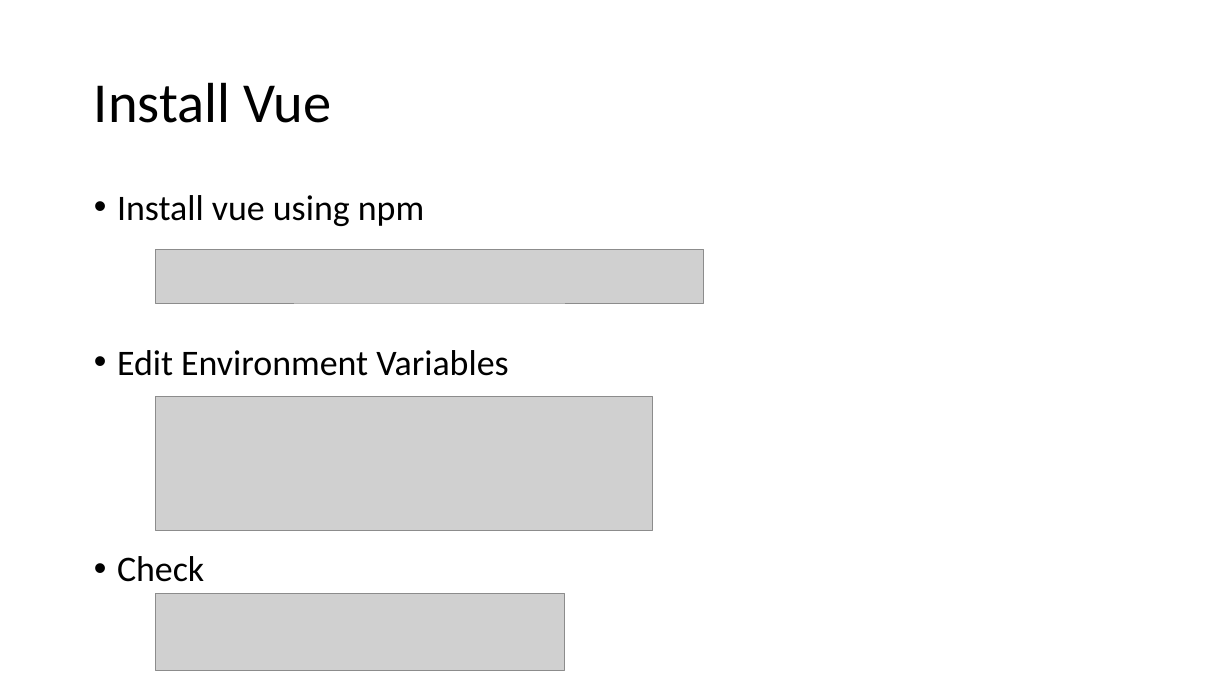
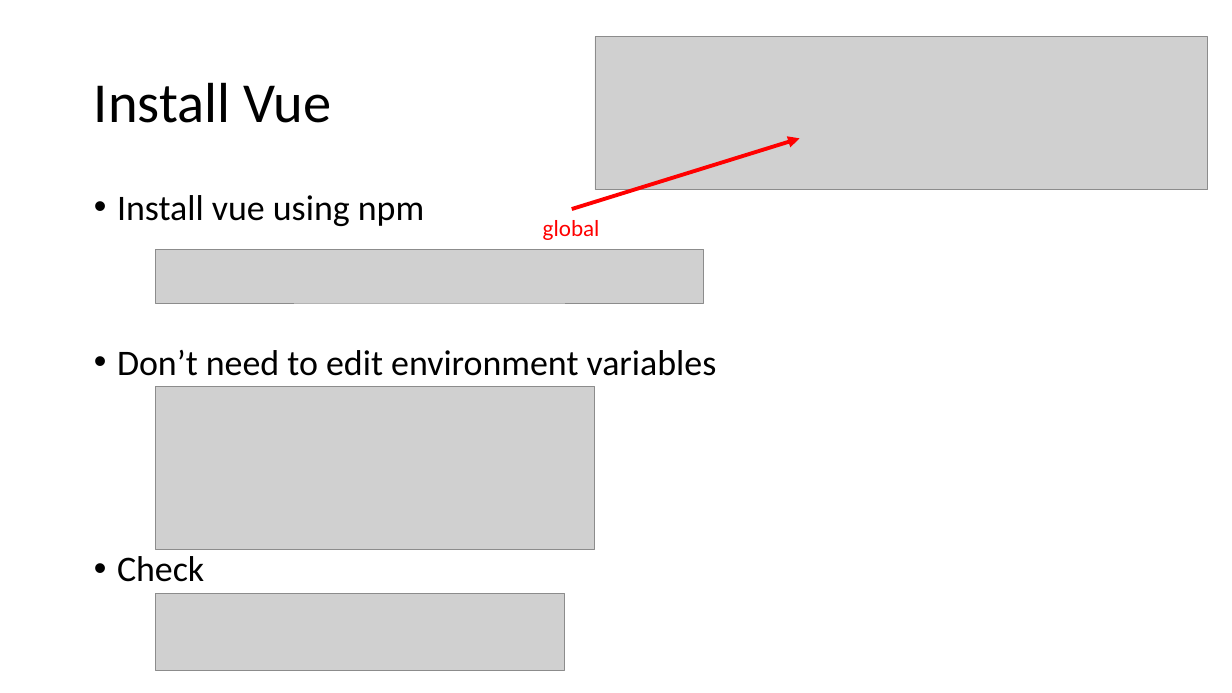
Before and after one commit to michael-ouyang-projects/vue3-practice, a slide deck: slide 5 of VUE3.pptx. Drawn at 1232x693 pixels with LibreOffice and Linux fonts; fonts in the diff are those of the drawing; grey boxes stand for pictures. Boxes give left, top, right and bottom in pixels: in the first picture for what was removed or moved away, otherwise in the second. Text is boxed around its words. In the diff, an @@ line names an element or a change of style, - is before the commit and + after.

```diff
--- a/VUE3.pptx
+++ b/VUE3.pptx
@@ picture added at bbox=[595, 37, 1208, 190] @@
@@ arrow added from (572, 209) to (799, 139), #FF0000 3 pt @@
@@ text added at bbox=[543, 220, 600, 240], 18 pt, text #FF0000 @@
+global
@@ text at bbox=[117, 350, 717, 376]: text changed @@
-• Edit Environment Variables
+• Don’t need to edit environment variables
@@ picture: place and size @@
-picture at bbox=[155, 396, 653, 531]
+picture at bbox=[155, 386, 594, 550]
```
Also in this commit, not shown: 9 other slides changed, 1 slide added.
